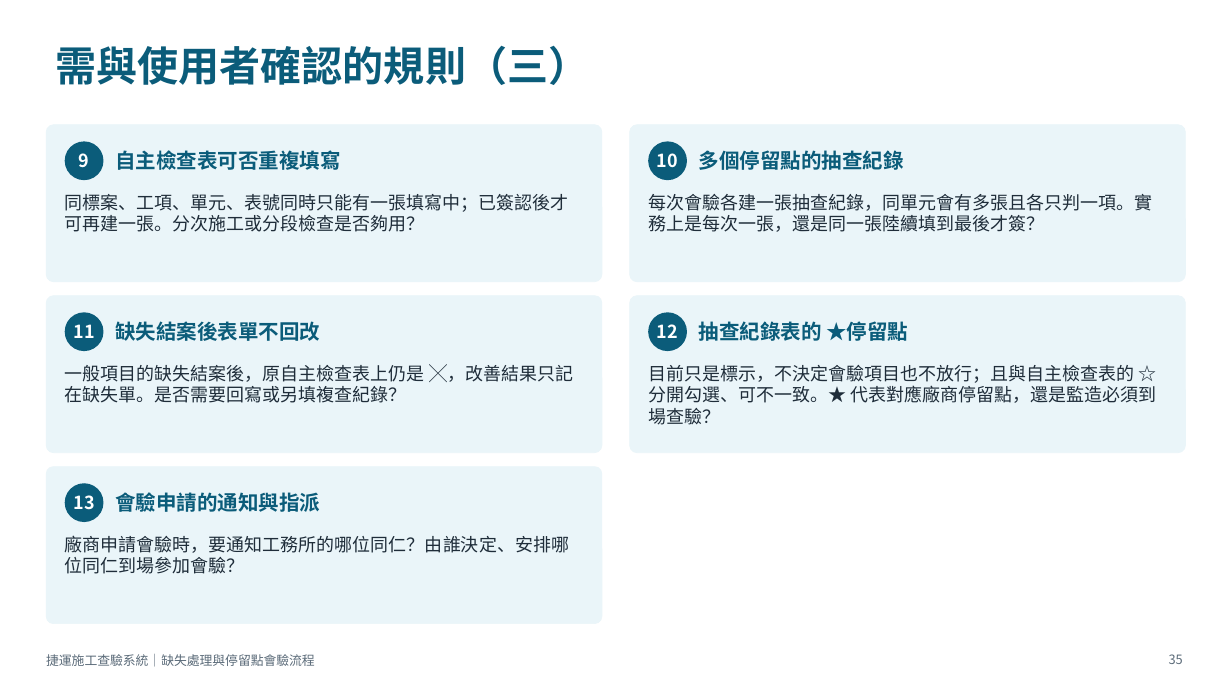
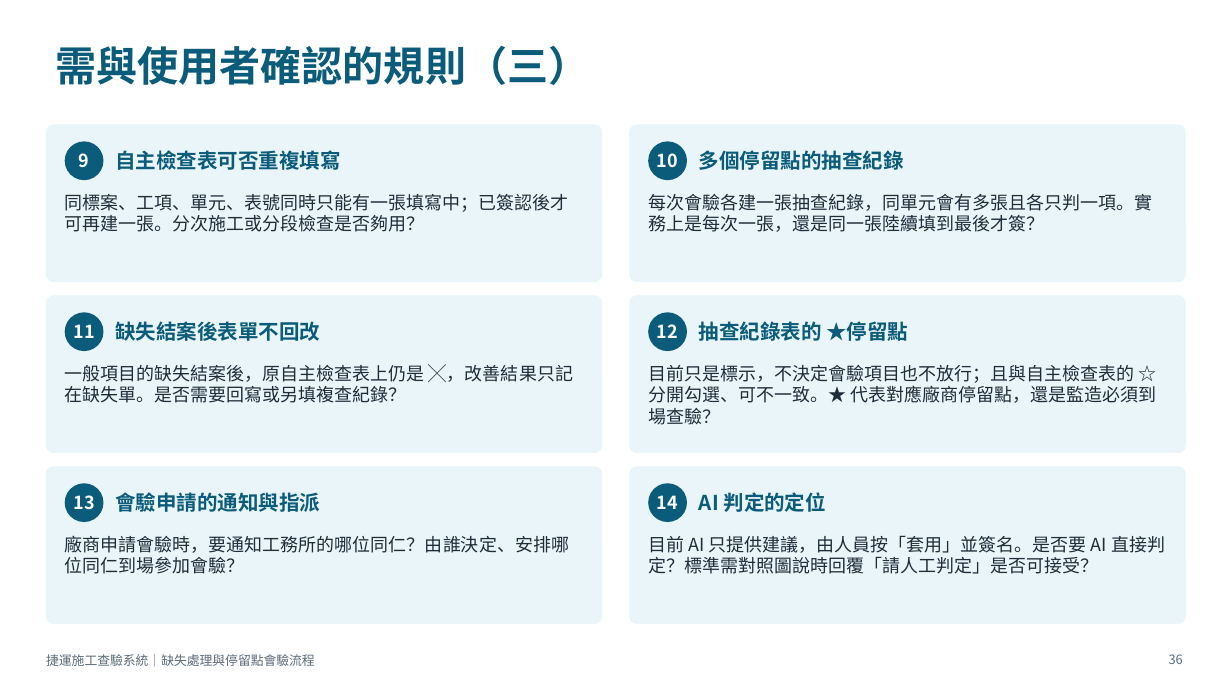
Before and after one commit to brianchou7310/MRT-Construction-QMS, a slide deck: slide 36 of 捷運施工查驗系統_缺失與停留點流程說明.pptx (slide 35 before the commit). Drawn at 1232x693 pixels with LibreOffice and Linux fonts; fonts in the diff are those of the drawing. Boxes give left, top, right and bottom in pixels: in the first picture for what was removed or moved away, otherwise in the second. Text is boxed around its words. In the diff, an @@ line names an element or a change of style, - is before the commit and + after.

```diff
--- a/捷運施工查驗系統_缺失與停留點流程說明.pptx
+++ b/捷運施工查驗系統_缺失與停留點流程說明.pptx
@@ rounded rectangle added at box(630, 467, 1186, 624), fill #EAF5F9, outline #EAF5F9 0.5 pt @@
@@ ellipse added at box(648, 483, 687, 522), fill #0B5C7A, 14 pt, text #FFFFFF, bold @@
+14
@@ text added at box(699, 492, 826, 512), 16 pt, text #0B5C7A, bold @@
+AI 判定的定位
@@ text added at box(648, 535, 1165, 574), 14 pt, text #1F2D3A @@
+目前 AI 只提供建議，由人員按「套用」並簽名。是否要 AI 直接判定？標準需對照圖說時回覆「請人工判定」是否可接受？
@@ page number at box(1169, 654, 1183, 664): text changed @@
-35
+36
```
Also in this commit, not shown: 4 other slides changed, 1 slide added, 1 other file.
